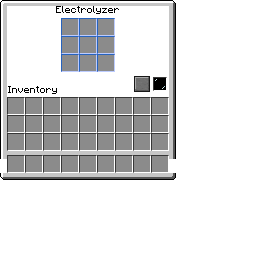
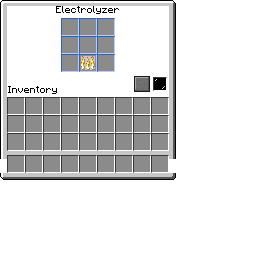
Comparing the layer stacks of the two 256 x 256 images. Changes:
added layer "Furnace" above "Outputs" over [81, 56, 95, 70]